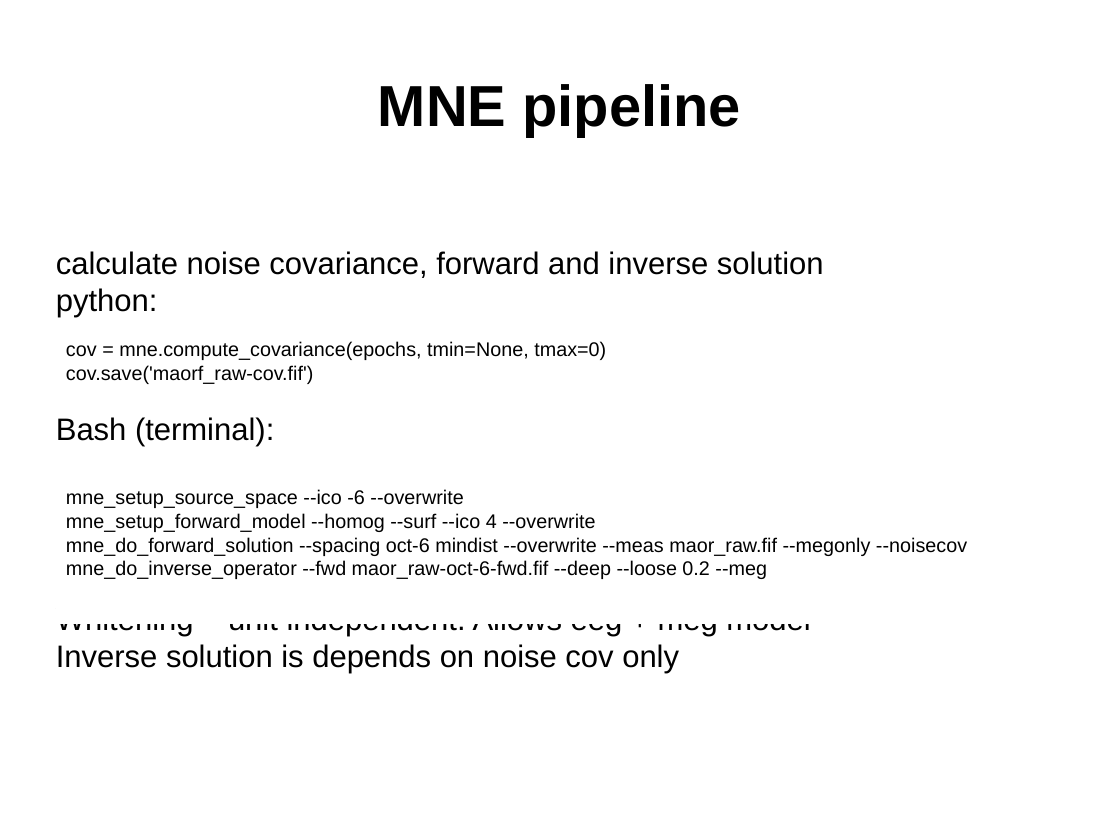
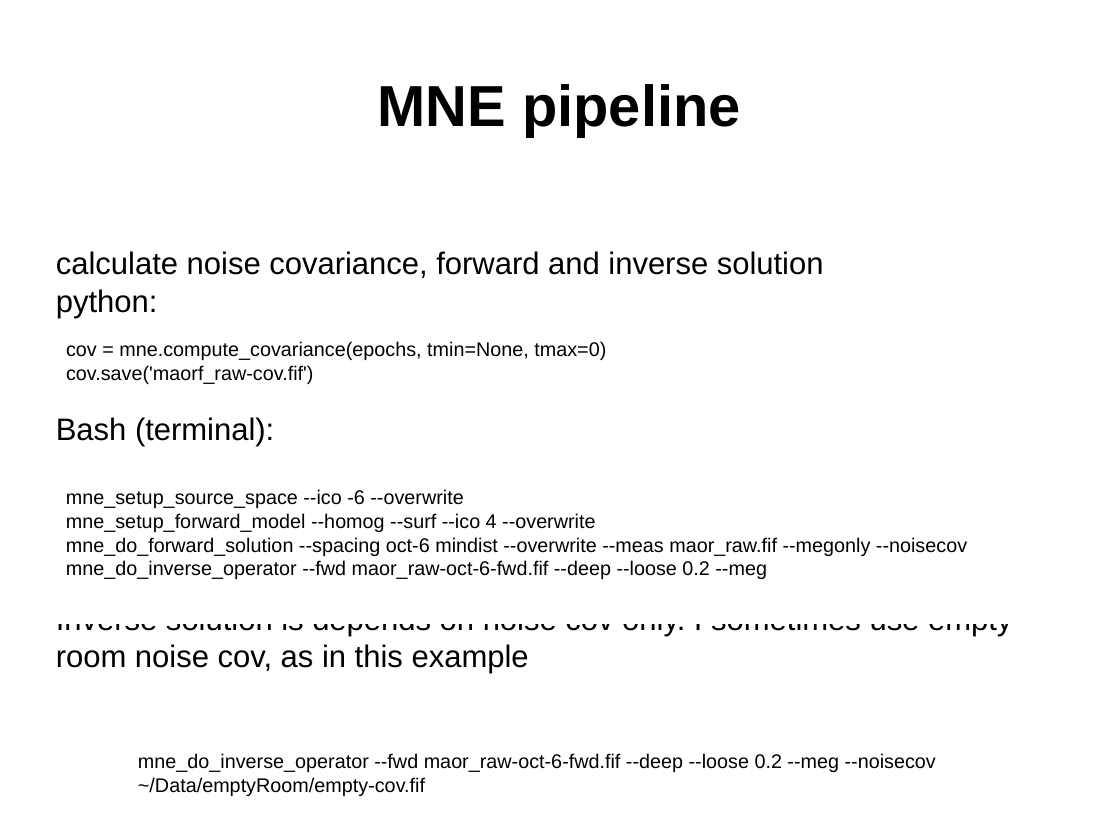
Before and after one commit to yuval-harpaz/MNE4D, a slide deck: slide 10 of docs/MNE_4D_data.pptx. Drawn at 1120x840 pixels with LibreOffice and Linux fonts; fonts in the diff are those of the drawing; background and template pictures are left out. Boxes give left, top, right and bottom in pixels: in the first picture for what was removed or moved away, otherwise in the second. Text is boxed around its words. In the diff, an @@ line names an element or a change of style, - is before the commit and + after.

```diff
--- a/docs/MNE_4D_data.pptx
+++ b/docs/MNE_4D_data.pptx
@@ text at bbox=[56, 624, 1012, 673]: text changed @@
-Whitening – unit independent. Allows eeg + meg model
-Inverse solution is depends on noise cov only
+Inverse solution is depends on noise cov only. I sometimes use empty room noise cov, as in this example
@@ text added at bbox=[138, 753, 936, 796], 14 pt, text #000000 @@
+mne_do_inverse_operator --fwd maor_raw-oct-6-fwd.fif --deep --loose 0.2 --meg --noisecov ~/Data/emptyRoom/empty-cov.fif
```
Also in this commit, not shown: 2 other slides changed, 1 other file.
